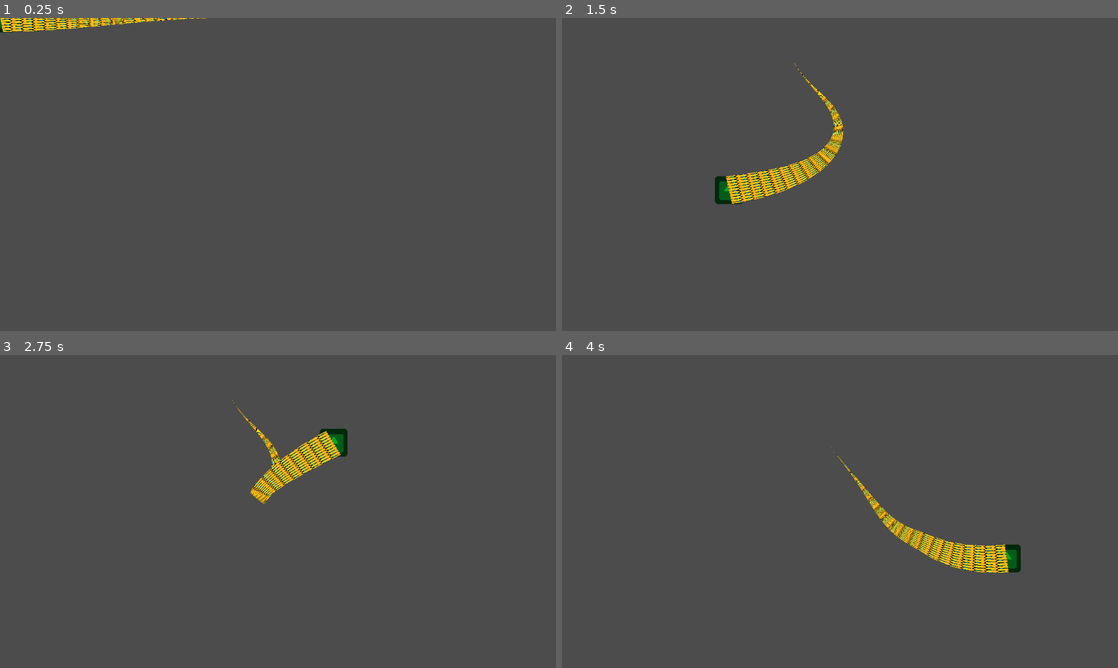
Above: before the commit, frames 1-4 (two rows, left to right).
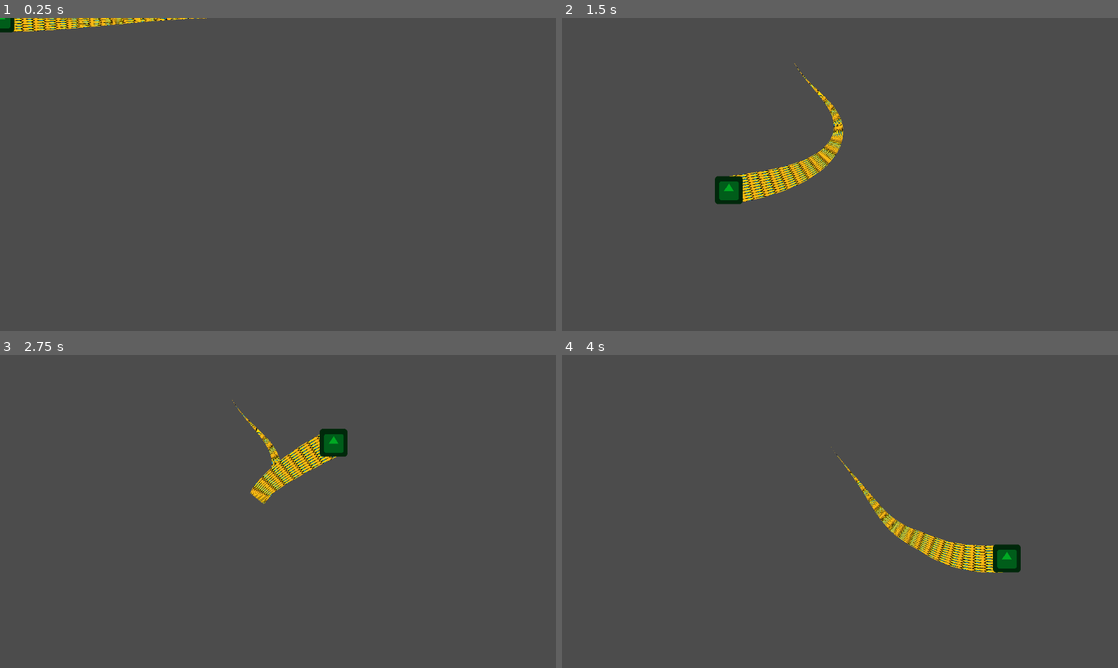
Above: after the commit, the same moments.

Repository: Bumfuzzle91/snake-game
Game: Godot game, scene res://snake/snake.tscn
Same seed, same stepped clock (60 frames per second), same inputs: the game is played once before the commit and once after it. The engine's default icon, where the game draws it, is replaced by a stand-in: a white triangle on a blue panel in a dark square.
Inputs (mouse positions are in pixels of both pictures, inside the frame that each line leads up to):
- Up to frame 1 (0.25 s): no input
- Up to frame 2 (1.5 s): tap Enter at 0.5 s; move the mouse to (962, 158) at 0.52 s; tap Space at 1.25 s; move the mouse to (728, 190) at 1.27 s
- Up to frame 3 (2.75 s): tap Enter at 2 s; move the mouse to (333, 442) at 2.02 s
- Up to frame 4 (4 s): tap Space at 2.75 s; move the mouse to (812, 574) at 2.77 s; tap Enter at 3.5 s; move the mouse to (1006, 558) at 3.52 s

The runs differ from the first frame. In frame 1, 0.1% of the frame differs, in the area x 0-3%, y 0-5%; in frame 2, 0.2%; in frame 3, 0.2%; in frame 4, 0.2%, in the area x 77-81%, y 60-70%.

Commit message:
Head is now correctly pointing to the sprite, not snake itself in the body script. Head sprite has been moved below body in tree order so that it renders after body - head appears to be on top of everything when body overlaps itself.

Diff:
--- a/src/snake/snake.tscn
+++ b/src/snake/snake.tscn
@@ -18,13 +18,13 @@
 "_edit_group_": true
 }
 
-[node name="Head" type="Sprite" parent="."]
-self_modulate = Color( 0.00392157, 0.666667, 0.141176, 1 )
-texture = ExtResource( 1 )
-
 [node name="Body" type="Polygon2D" parent="."]
 script = ExtResource( 3 )
 scale_texture = ExtResource( 5 )
 distort_curve_texture = SubResource( 2 )
 
 [node name="SnakePath" parent="Body" instance=ExtResource( 4 )]
+
+[node name="Head" type="Sprite" parent="."]
+self_modulate = Color( 0.00392157, 0.666667, 0.141176, 1 )
+texture = ExtResource( 1 )
--- a/src/snake/snake_body.gd
+++ b/src/snake/snake_body.gd
@@ -13,8 +13,7 @@
 var curve
 var distort_curve
 
-#onready var head = get_parent()
-var head
+onready var head = get_parent().get_child(0)
 
 var rid
 var tex
@@ -23,8 +22,8 @@
 var uvs
 
 func _enter_tree():
-	head = get_parent()
-
+	#head = get_parent()
+	pass
 func _ready():
 	path = $SnakePath
 	follow = path.get_child(0)
@@ -66,6 +65,7 @@
 	VisualServer.canvas_item_add_triangle_array(rid, indices, verts, PoolColorArray(), uvs,
 			PoolIntArray(), PoolRealArray(), tex)
 
+
 func create_mesh_from_path():
 	verts = []
 	uvs = []
